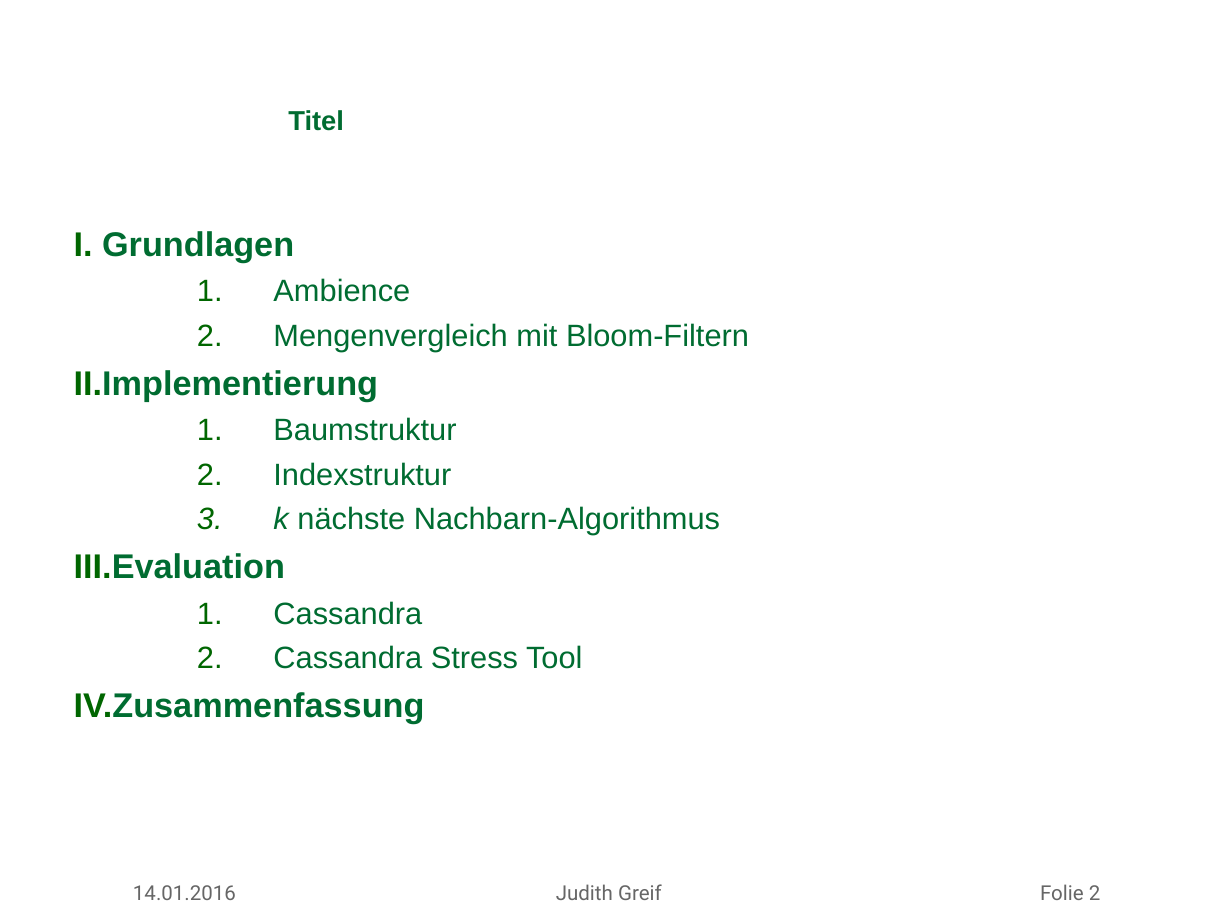
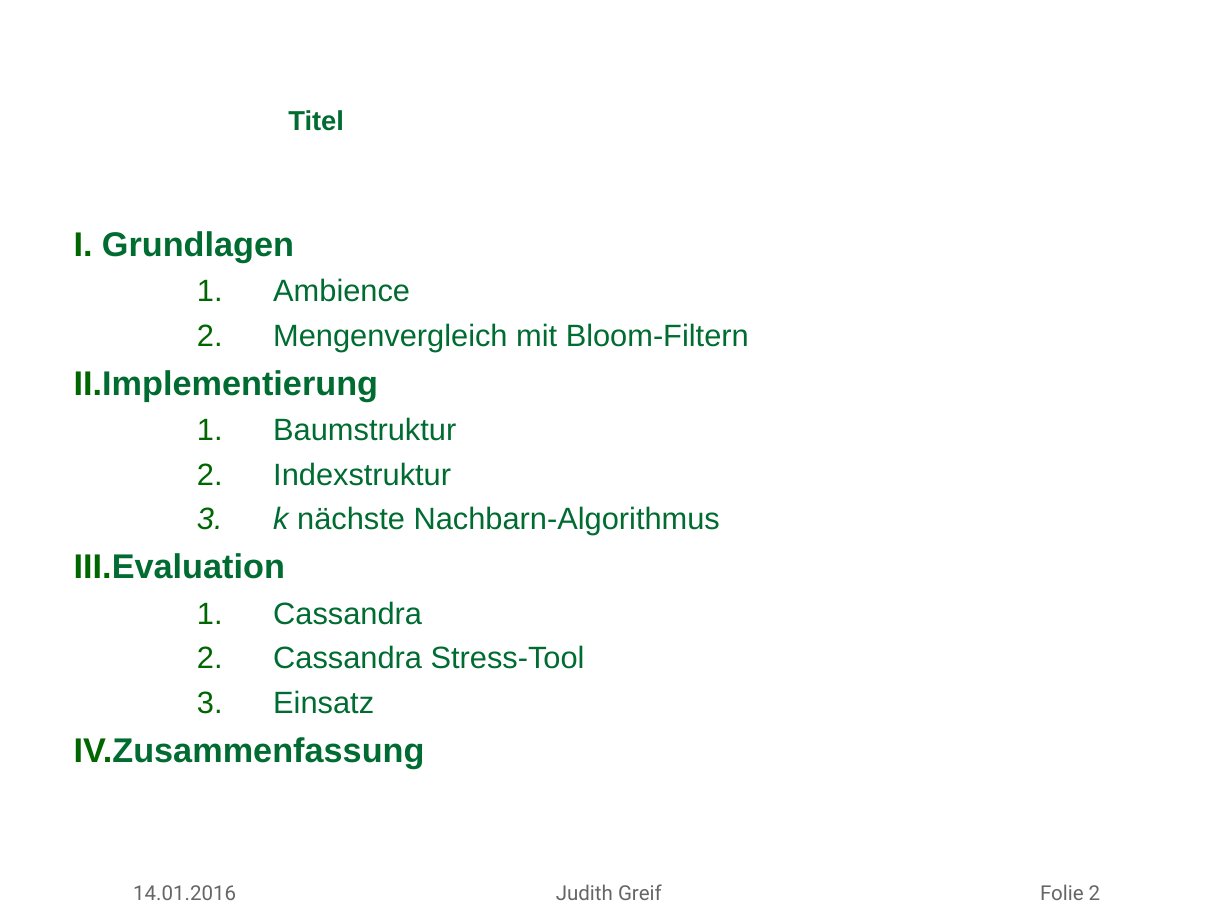
Before and after one commit to missgreenwood/masterarbeit, a slide deck: slide 2 of mdsg_latex_10062012/slides/antrittsvortrag_greif.ppt. Drawn at 1232x924 pixels with LibreOffice and Linux fonts; fonts in the diff are those of the drawing; background and template pictures are left out. Boxes give left, top, right and bottom in pixels: in the first picture for what was removed or moved away, otherwise in the second. Text is boxed around its words. In the diff, an @@ line names an element or a change of style, - is before the commit and + after.

Commit message:
Update presentation (cassandra)

```diff
--- a/mdsg_latex_10062012/slides/antrittsvortrag_greif.ppt
+++ b/mdsg_latex_10062012/slides/antrittsvortrag_greif.ppt
@@ text at [74, 231, 749, 768]: indent changed @@
@@ text at [273, 645, 585, 714]: text changed @@
-  2. Cassandra Stress Tool
+  2. Cassandra Stress-Tool
+  3. Einsatz
```
Also in this commit, not shown: 3 other slides changed, 2 slides added, 4 other files.
